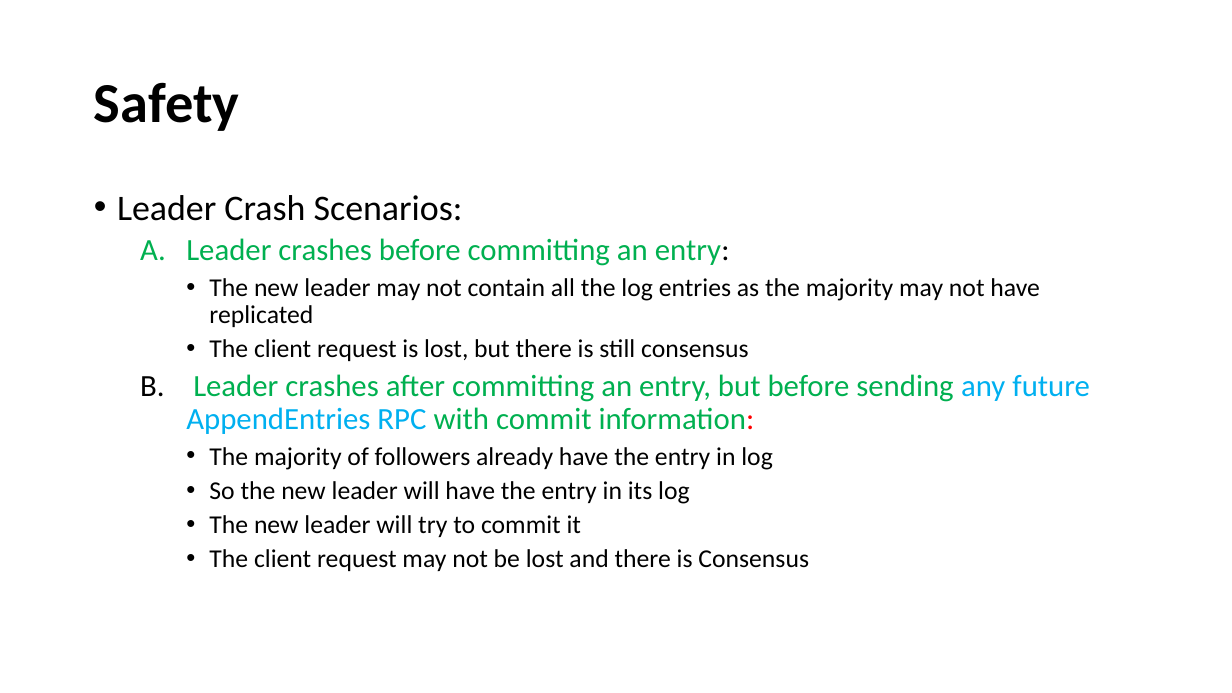
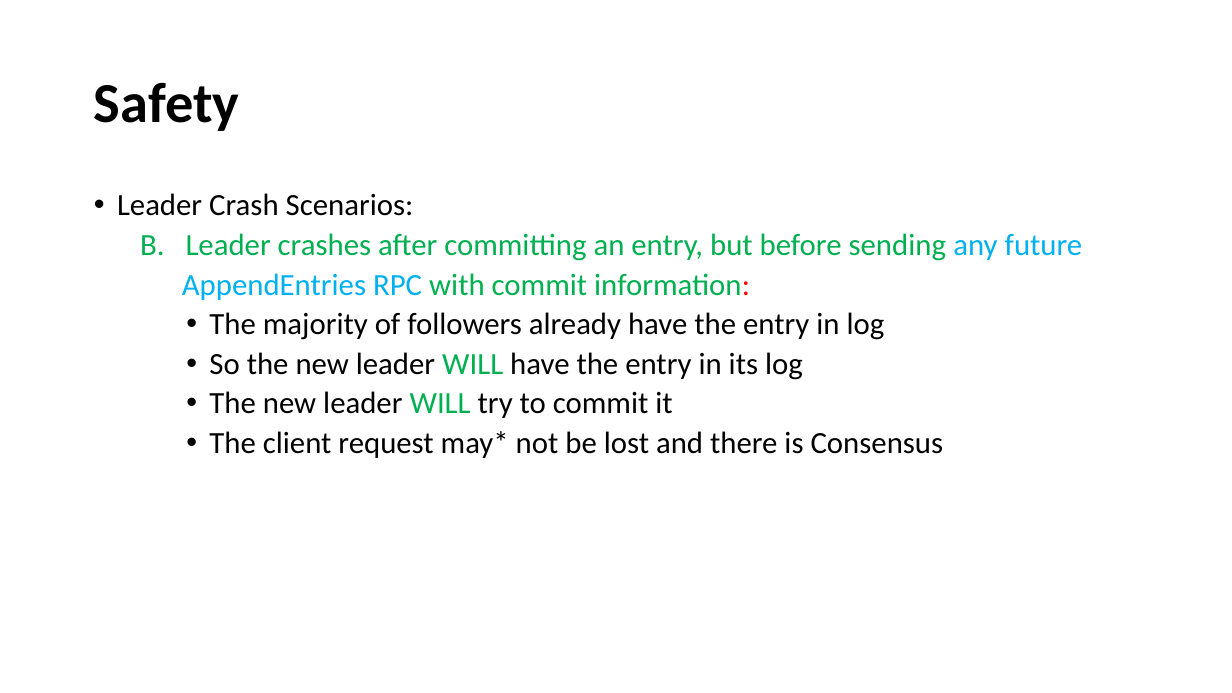
Before and after one commit to paulsaswata/public, a slide deck: slide 17 of The Raft Consensus Algorithm.pptx (slide 15 before the commit). Drawn at 1232x693 pixels with LibreOffice and Linux fonts; fonts in the diff are those of the drawing. Boxes give left, top, right and bottom in pixels: in the first picture for what was removed or moved away, otherwise in the second. Text is boxed around its words. In the diff, an @@ line names an element or a change of style, - is before the commit and + after.

```diff
--- a/The Raft Consensus Algorithm.pptx
+++ b/The Raft Consensus Algorithm.pptx
@@ text at (x1=117, y1=193, x2=885, y2=340): size 28 to 24 pt in "Leader Crash Scenarios:"; size 20 to 24 pt in "The majority of followers already have the ..." @@
@@ text at (x1=140, y1=233, x2=1083, y2=300): text changed; text colour #000000 to #00B050 @@
-  A. Leader crashes before committing an entry:
-    • The new leader may not contain all the log entries as the majority may not have replicated
-    • The client request is lost, but there is still consensus
-  B. Leader crashes after committing an entry, but before sending any future AppendEntries RPC with commit information:
+  B. Leader crashes after committing an entry, but before sending any future
+  AppendEntries RPC with commit information:
@@ text at (x1=209, y1=352, x2=944, y2=458): text changed; size 20 to 24 pt @@
-    • So the new leader will have the entry in its log
-    • The new leader will try to commit it
-    • The client request may not be lost and there is Consensus
+    • So the new leader WILL have the entry in its log
+    • The new leader WILL try to commit it
+    • The client request may* not be lost and there is Consensus
```
Also in this commit, not shown: 8 other slides changed, 4 slides added.
